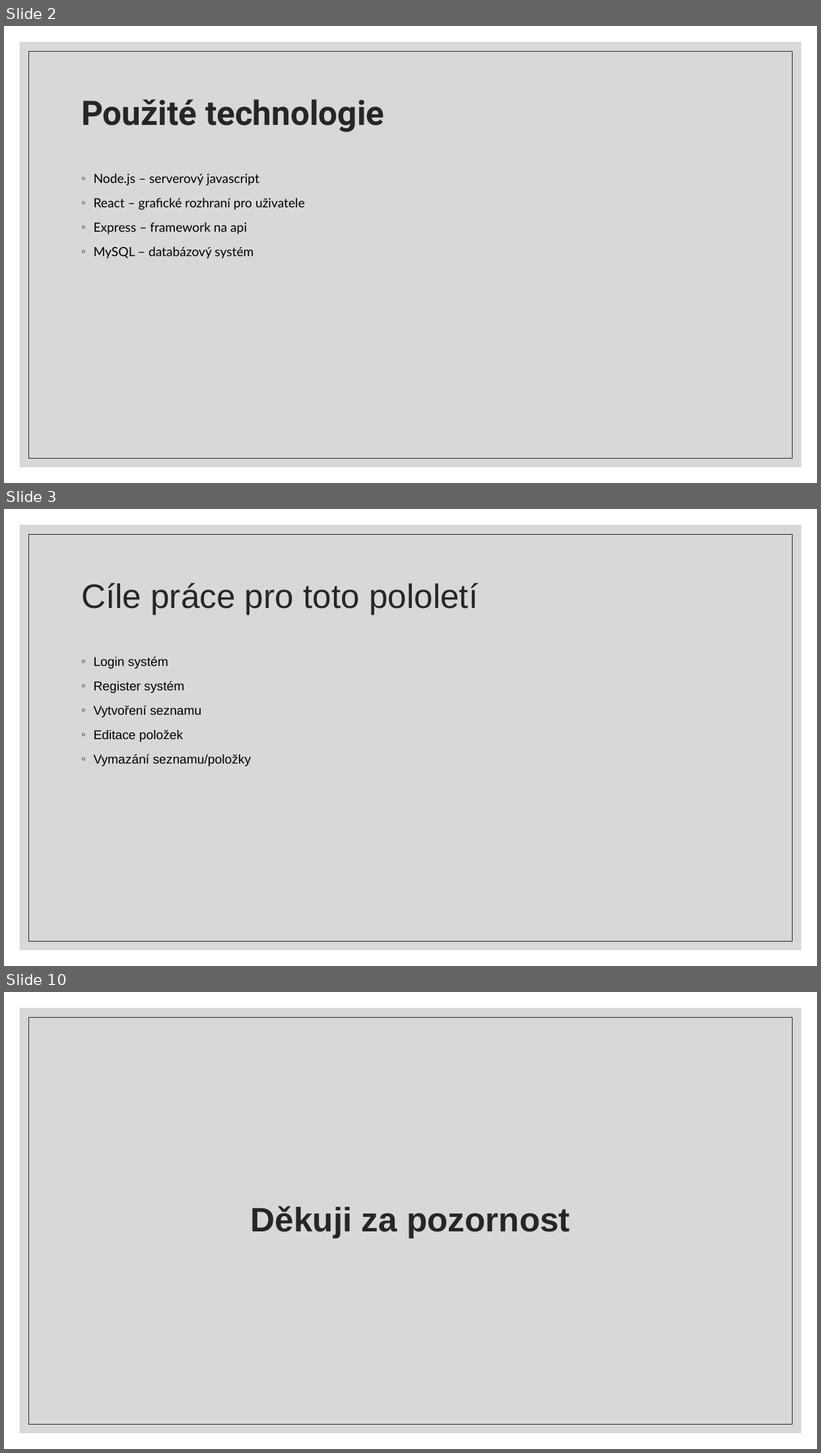
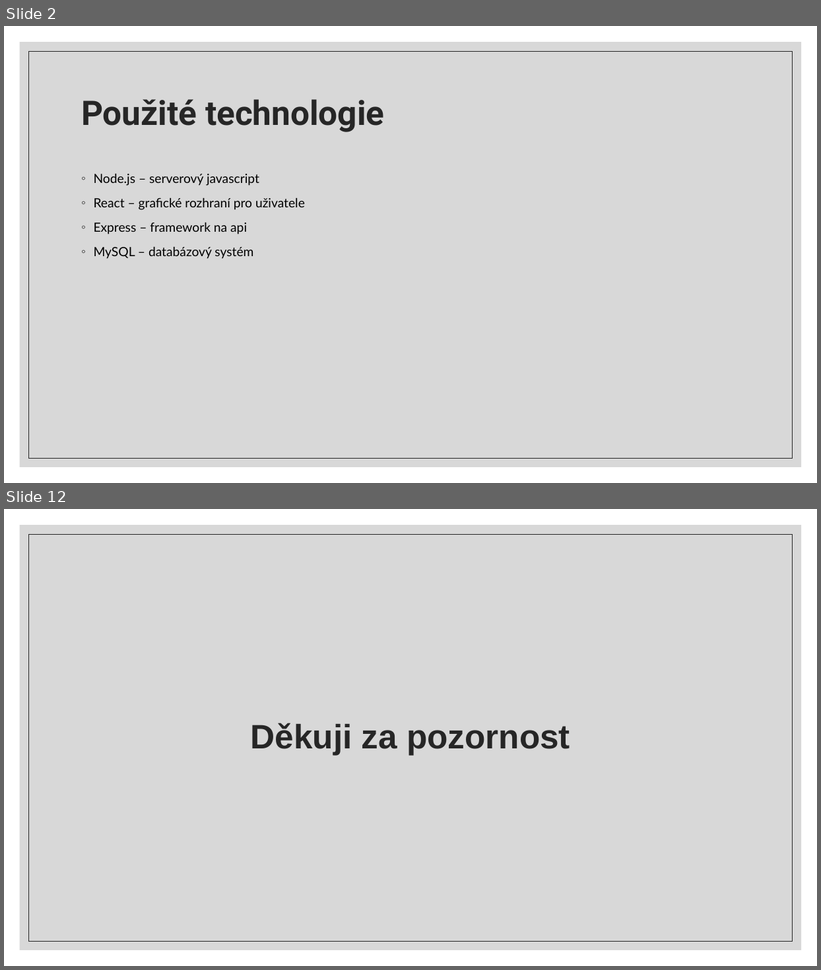
Before and after one commit to Atmaak/rocnikovka, a slide deck: ostatni/prezentace.pptm. Shown one above the other, each under a label of ours: slides 2, 3 and 10 before the commit, slides 2 and 12 after it; the slides between them are not shown. The pictures are 821x1453 and 821x970 pixels, drawn with LibreOffice and Linux fonts; fonts in the diff are those of the drawing. Boxes give left, top, right and bottom in pixels: in the first picture for what was removed or moved away, otherwise in the second. Text is boxed around its words. In the diff, an @@ line names an element or a change of style, - is before the commit and + after.

```diff
--- a/ostatni/prezentace.pptm
+++ b/ostatni/prezentace.pptm
@@ slide 3 removed at (4, 509, 817, 966), background #FFFFFF; not listed: 2 template elements that a slide beside it also shows @@
@@ title removed at (81, 583, 478, 615) @@
-Cíle práce pro toto pololetí
@@ text removed at (94, 657, 252, 766) @@
-◦ Login systém
-◦ Register systém
-◦ Vytvoření seznamu
-◦ Editace položek
-◦ Vymazání seznamu/položky
@@ what was slide 10 is now slide 12 @@
```
Also in this commit, not shown: 4 slides changed, 5 slides added, 2 other slides removed, 10 other files.
